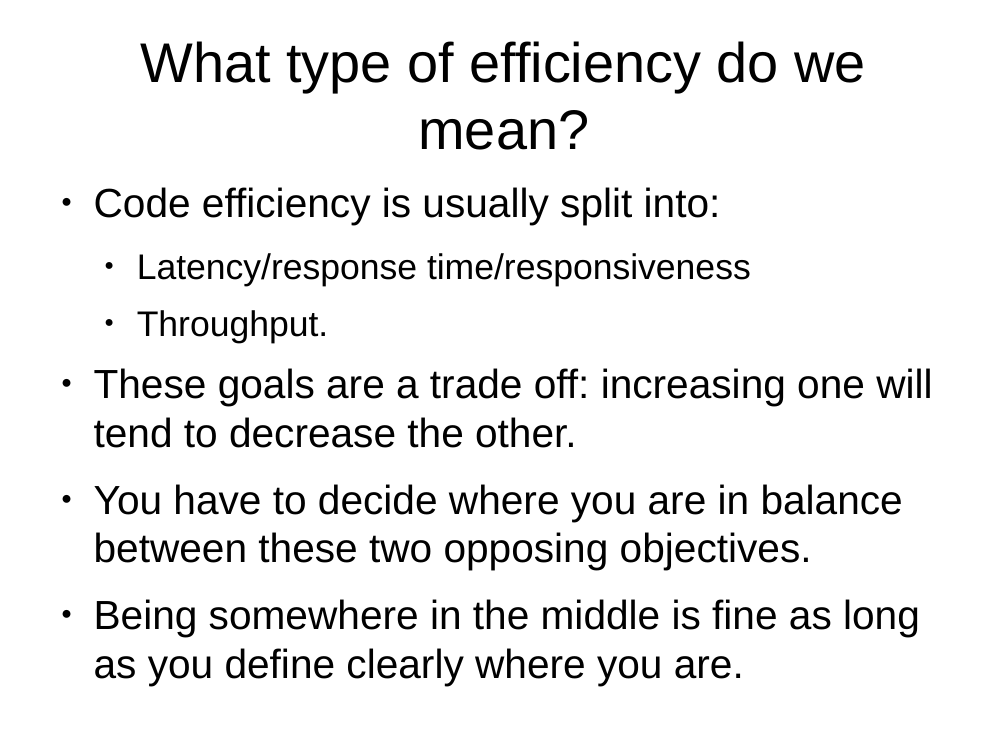
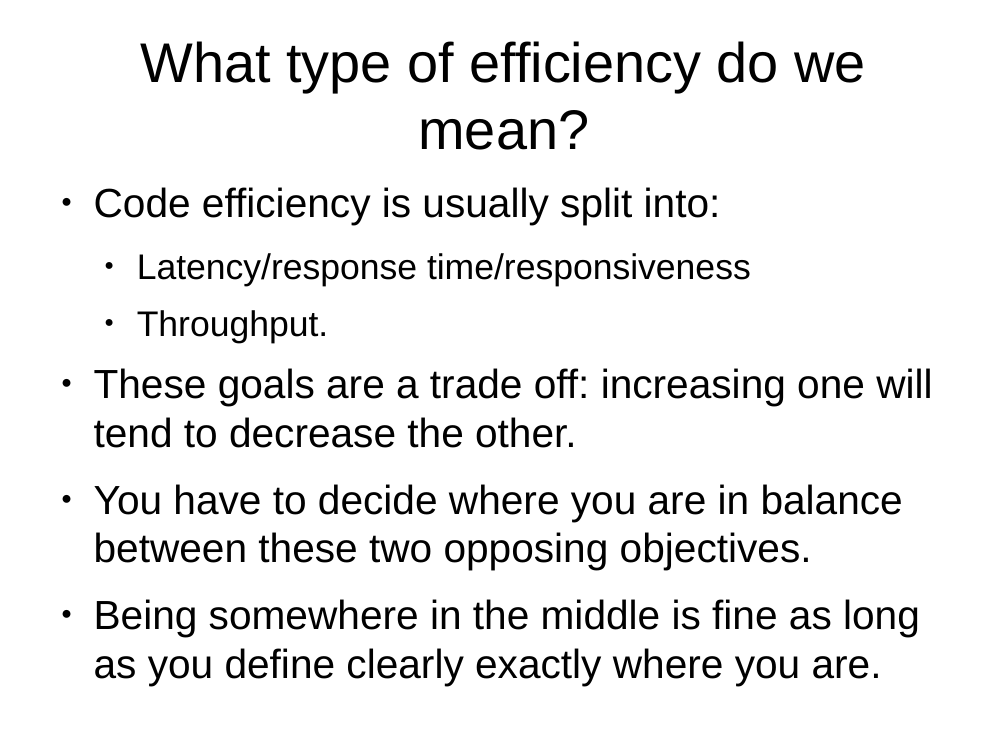
Before and after one commit to veltzer/demos-linux, a slide deck: slide 46 of multi_core/effective_cplusplus.odp. Drawn at 1008x756 pixels with LibreOffice and Linux fonts; fonts in the diff are those of the drawing. Boxes give left, top, right and bottom in pixels: in the first picture for what was removed or moved away, otherwise in the second. Text is boxed around its words. In the diff, an @@ line names an element or a change of style, - is before the commit and + after.

```diff
--- a/multi_core/effective_cplusplus.odp
+++ b/multi_core/effective_cplusplus.odp
@@ text at (94, 599, 920, 686): text changed @@
-● Being somewhere in the middle is fine as long as you define clearly where you are.
+● Being somewhere in the middle is fine as long as you define clearly exactly where you are.
```
Also in this commit, not shown: 11 other slides changed, 6 slides added, 1 other file.
